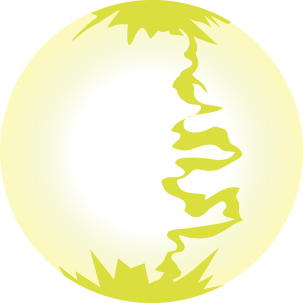
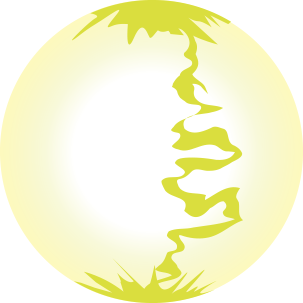
Layers edited between the first and the second 303px x 303px image:
added layer "4" above "3" over (x1=72, y1=0, x2=231, y2=303)
hid "Objeto inteligente vectorial" (6th of 8) over (x1=58, y1=247, x2=224, y2=303)
hid "Objeto inteligente vectorial" (7th of 8) over (x1=72, y1=0, x2=231, y2=45)
